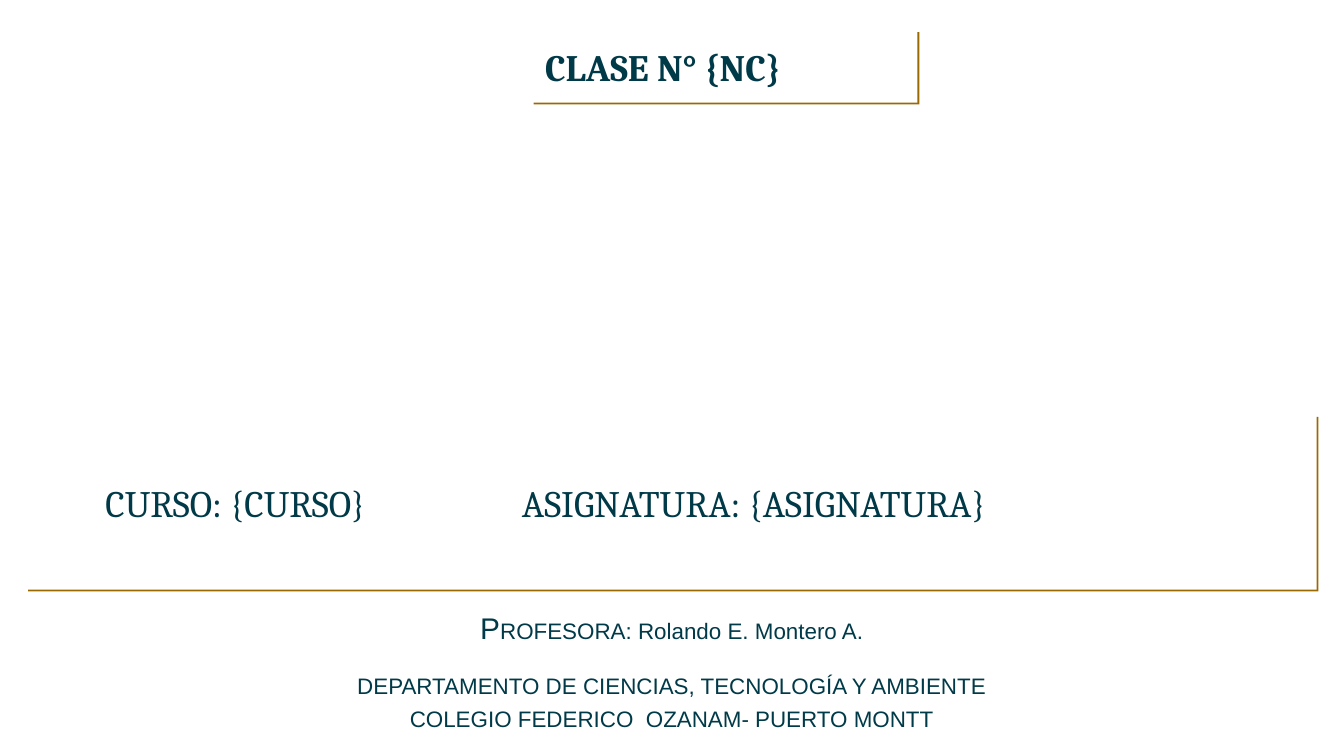
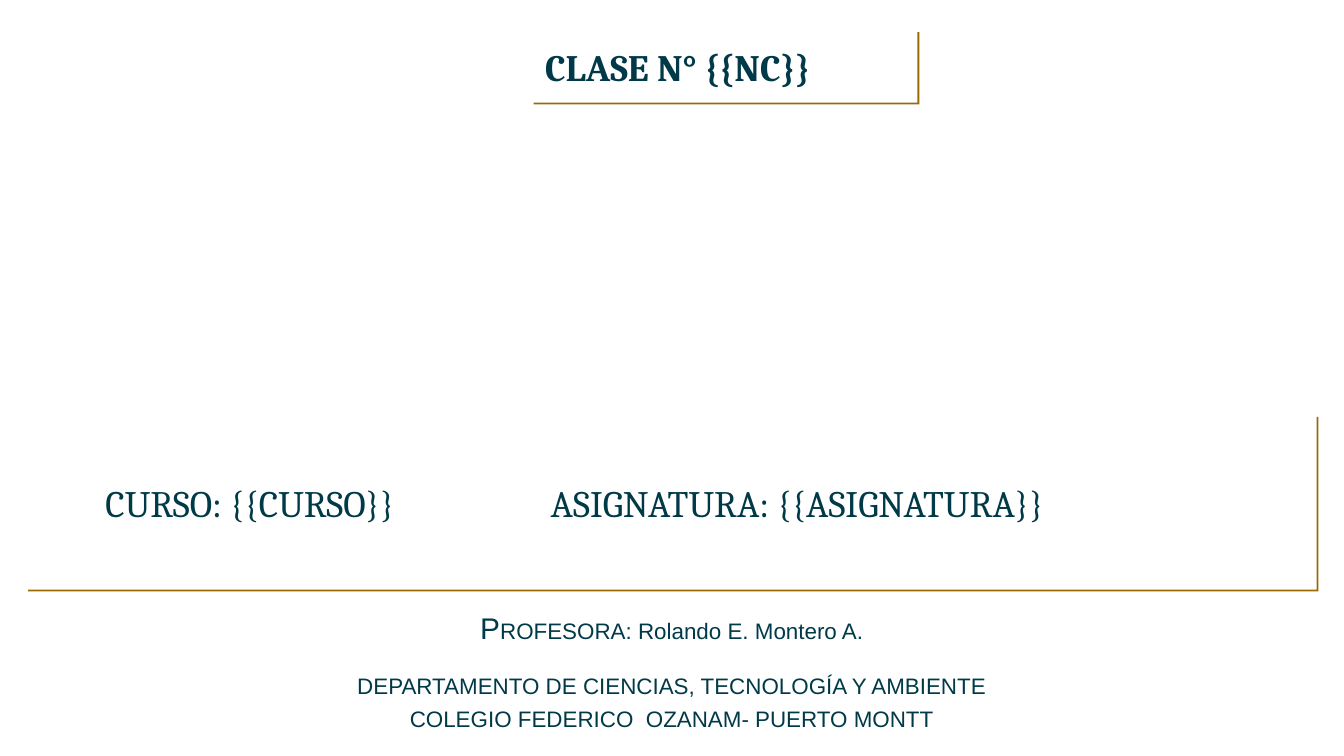
Before and after one commit to rolandomontero/rolux, a slide deck: slide 2 of PLANTILLA_QCA.pptx. Drawn at 1344x756 pixels with LibreOffice and Linux fonts; fonts in the diff are those of the drawing; background and template pictures are left out. Boxes give left, top, right and bottom in pixels: in the first picture for what was removed or moved away, otherwise in the second. Text is boxed around its words. In the diff, an @@ line names an element or a change of style, - is before the commit and + after.

```diff
--- a/PLANTILLA_QCA.pptx
+++ b/PLANTILLA_QCA.pptx
@@ text in rectangle at <box>545,53,810,87</box>: text changed @@
-CLASE N° {NC}
+CLASE N° {{NC}}
@@ title at <box>105,490,1044,523</box>: text changed @@
-CURSO: {CURSO} ASIGNATURA: {ASIGNATURA}
+CURSO: {{CURSO}} ASIGNATURA: {{ASIGNATURA}}
```
Also in this commit, not shown: 2 other slides changed, 6 other files.
